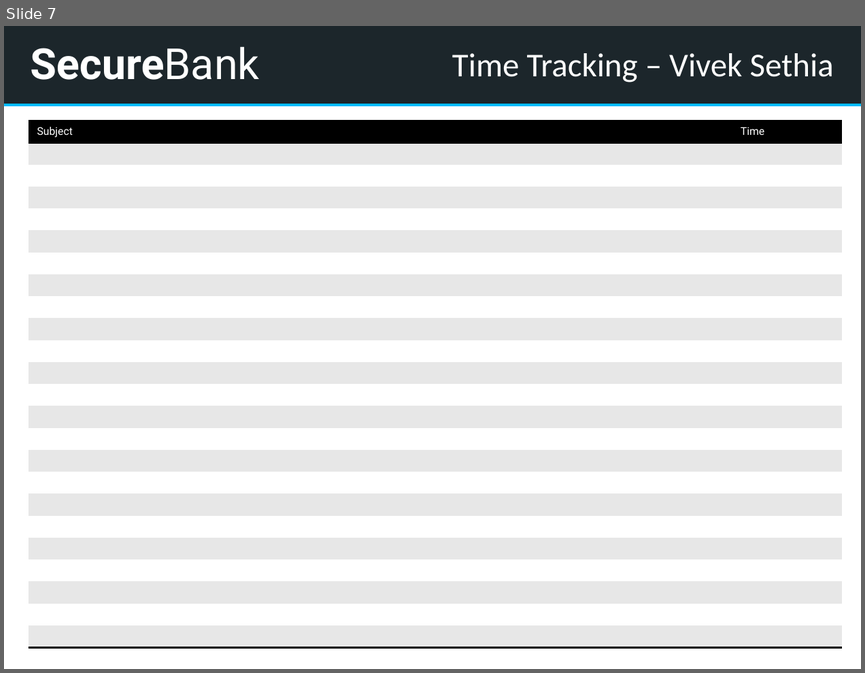
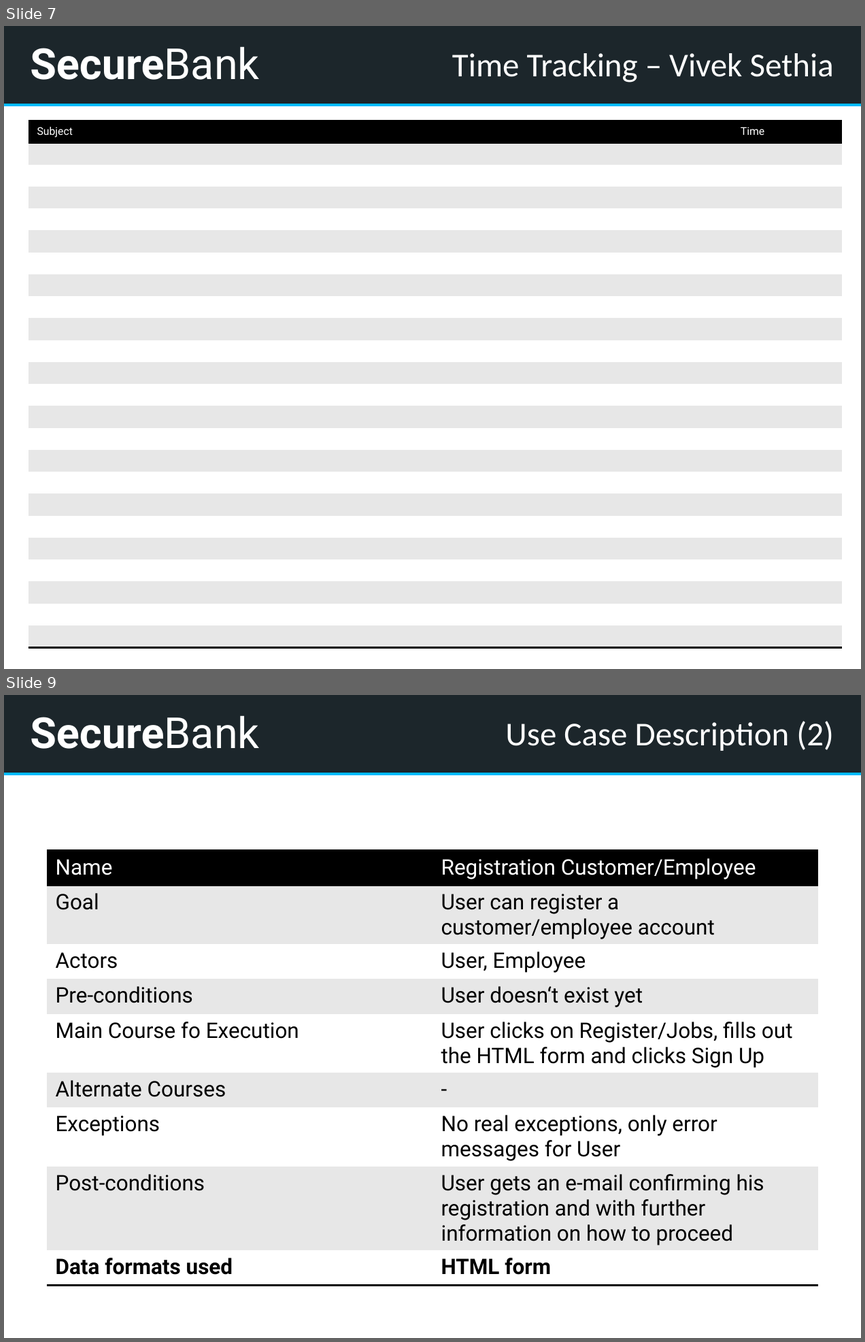
Before and after one commit to kwuerl/secure-coding-team-8, a slide deck: presentation1.pptx. Shown one above the other, each under a label of ours: slide 7 before the commit, slides 7 and 9 after it; the slides between them are not shown. The pictures are 865x673 and 865x1342 pixels, drawn with LibreOffice and Linux fonts; fonts in the diff are those of the drawing. Boxes give left, top, right and bottom in pixels: in the first picture for what was removed or moved away, otherwise in the second. Text is boxed around its words. In the diff, an @@ line names an element or a change of style, - is before the commit and + after.

Commit message:
added use cases for login and registration

```diff
--- a/presentation1.pptx
+++ b/presentation1.pptx
@@ slide 9 added at (4, 695, 861, 1338), background #EAEFF4; not listed: 4 template elements that a slide beside it also shows @@
@@ title added at (505, 721, 833, 751), 28 pt, text #FFFFFF @@
+Use Case Description (2)
@@ table added at (47, 851, 818, 1291), 9 rows, 2 columns @@
+Name | Registration Customer/Employee
+Goal | User can register a customer/employee account
+Actors | User, Employee
+Pre-conditions | User doesn‘t exist yet
+Main Course fo Execution | User clicks on Register/Jobs, fills out the HTML form and clicks Sign Up
+Alternate Courses | -
+Exceptions | No real exceptions, only error messages for User
+Post-conditions | User gets an e-mail confirming his registration and with further information on how to proceed
+Data formats used | HTML form
```
Also in this commit, not shown: 1 slide changed.
